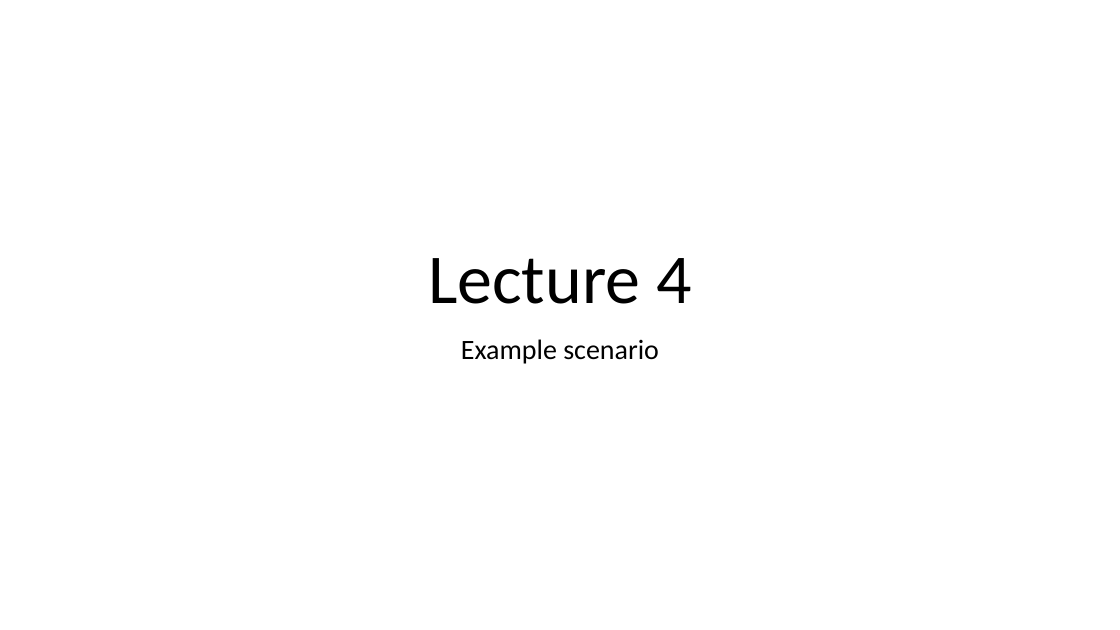
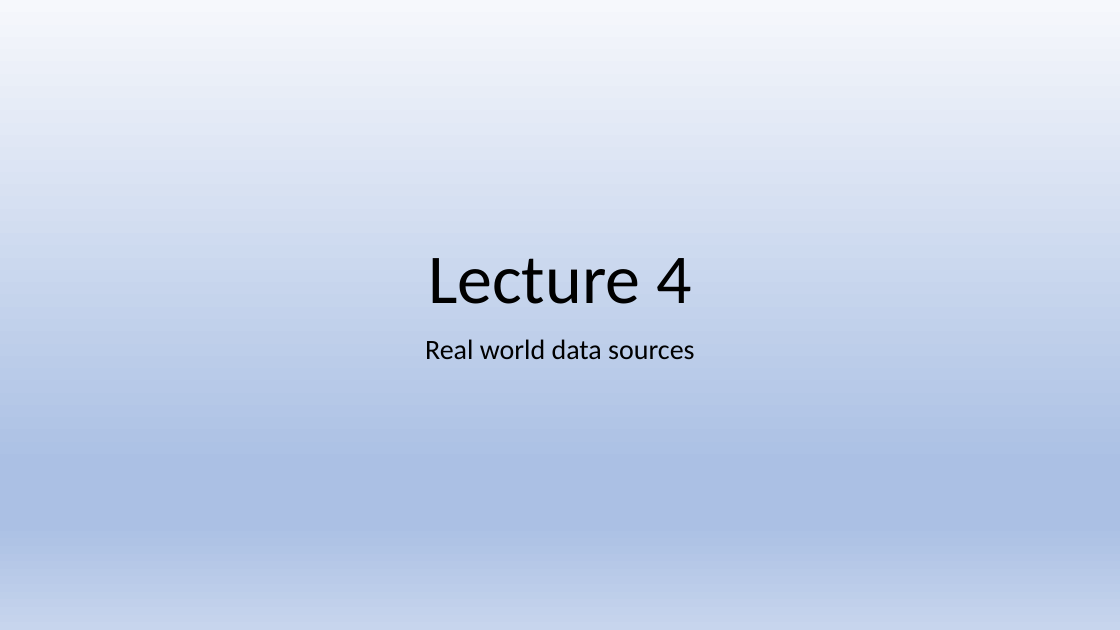
Before and after one commit to AlastairShipman1/HydraulicModel, a slide deck: slide 1 of Documents/Lecture outlines/Lecture 4/Lecture 4 Real world data.pptx. Drawn at 1120x630 pixels with LibreOffice and Linux fonts; fonts in the diff are those of the drawing. Boxes give left, top, right and bottom in pixels: in the first picture for what was removed or moved away, otherwise in the second. Text is boxed around its words. In the diff, an @@ line names an element or a change of style, - is before the commit and + after.

```diff
--- a/Documents/Lecture outlines/Lecture 4/Lecture 4 Real world data.pptx
+++ b/Documents/Lecture outlines/Lecture 4/Lecture 4 Real world data.pptx
@@ background #FFFFFF to gradient #F6F8FC to #ABC0E4 to #C7D5ED @@
@@ subtitle at (425, 339, 694, 360): text changed @@
-Example scenario
+Real world data sources
```
Also in this commit, not shown: 4 other slides changed, 1 slide added, 12 other files.
